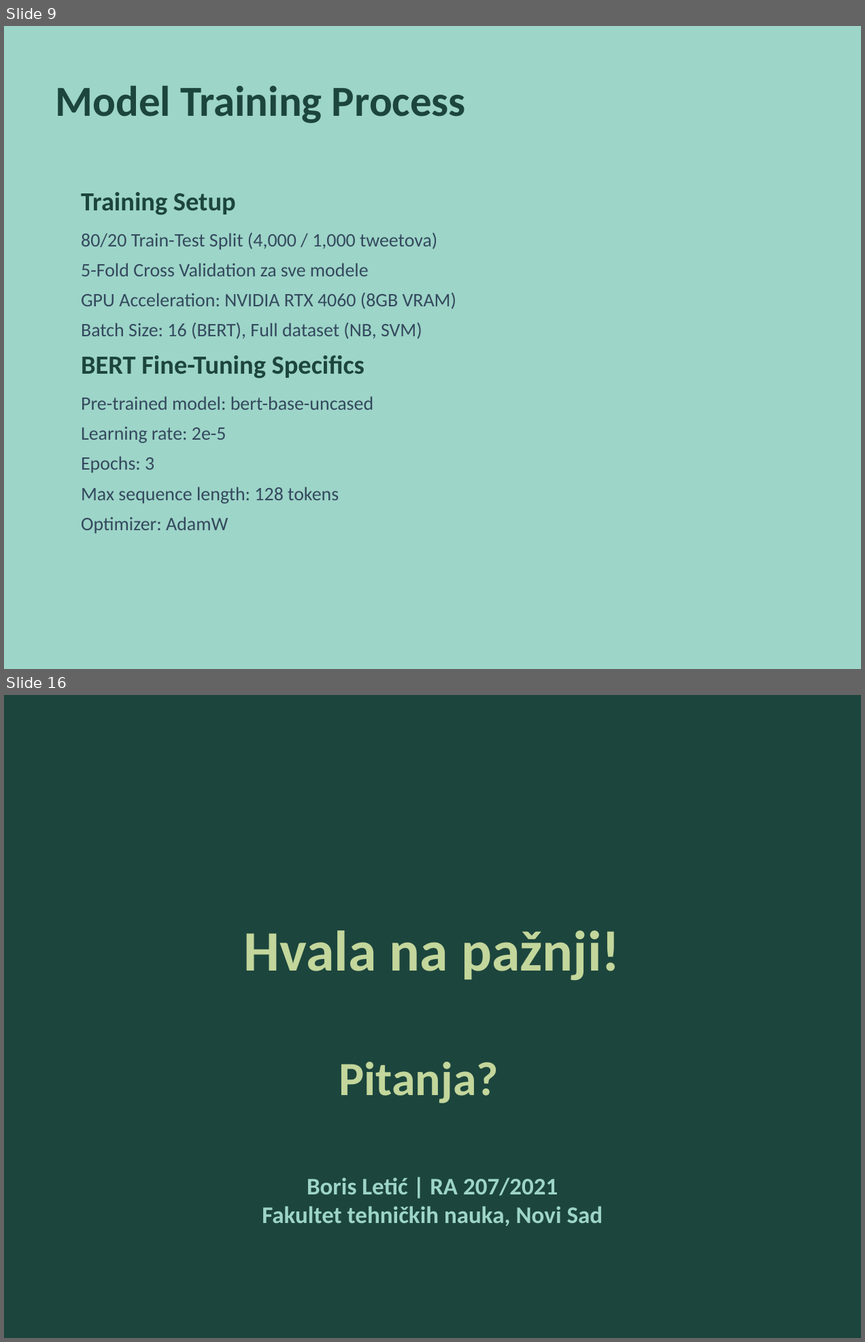
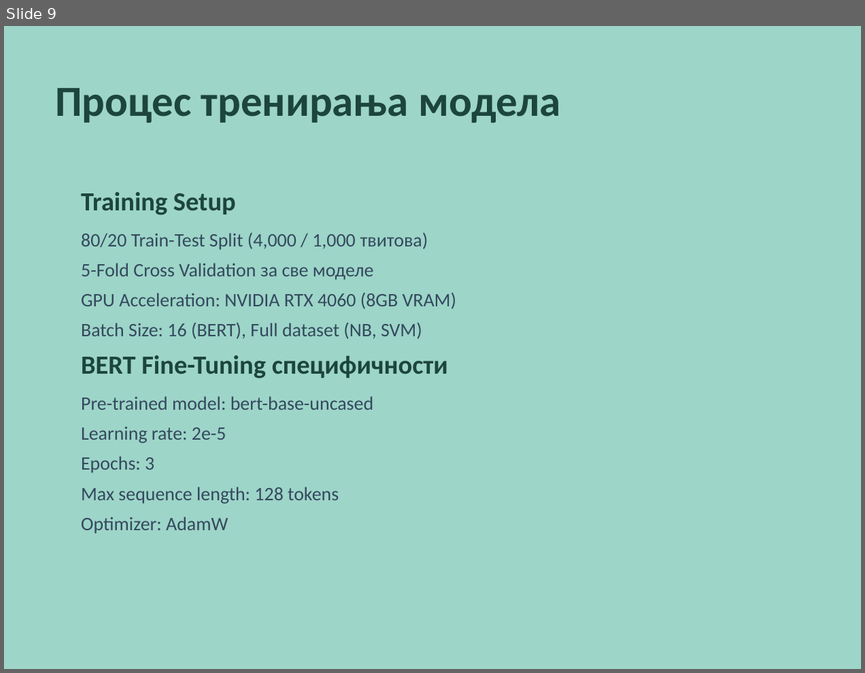
Before and after one commit to borisletic/diplomski, a slide deck: Prezentacija_Diplomski_Boris_Letic_RA_207_2021.pptx. Shown one above the other, each under a label of ours: slides 9 and 16 before the commit, slide 9 after it; the slides between them are not shown. The pictures are 865x1342 and 865x673 pixels, drawn with LibreOffice and Linux fonts; fonts in the diff are those of the drawing. Boxes give left, top, right and bottom in pixels: in the first picture for what was removed or moved away, otherwise in the second. Text is boxed around its words. In the diff, an @@ line names an element or a change of style, - is before the commit and + after.

```diff
--- a/Prezentacija_Diplomski_Boris_Letic_RA_207_2021.pptx
+++ b/Prezentacija_Diplomski_Boris_Letic_RA_207_2021.pptx
@@ slide 16 removed at box(4, 695, 861, 1338), background #FFFFFF @@
@@ rectangle removed at box(4, 695, 861, 1338) @@
@@ text removed at box(244, 930, 620, 980) @@
-Hvala na pažnji!
@@ text removed at box(339, 1062, 498, 1103) @@
-Pitanja?
@@ text removed at box(262, 1177, 603, 1226) @@
-Boris Letić | RA 207/2021
-Fakultet tehničkih nauka, Novi Sad
@@ slide 9 changed as well @@
@@ text at box(55, 88, 561, 123): text changed @@
-Model Training Process
+Процес тренирања модела
@@ text at box(81, 233, 428, 280): text changed @@
-80/20 Train-Test Split (4,000 / 1,000 tweetova)
-5-Fold Cross Validation za sve modele
+80/20 Train-Test Split (4,000 / 1,000 твитова)
+5-Fold Cross Validation за све моделе
@@ text at box(81, 355, 448, 378): text changed @@
-BERT Fine-Tuning Specifics
+BERT Fine-Tuning специфичности
```
Also in this commit, not shown: 7 other slides changed, 8 slides added, 7 other slides removed.
